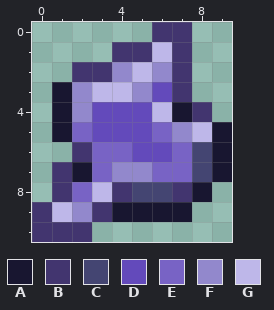
One commit to this pixel-art sprite: Content/Items/Materials/EnrichedDemonite.png. The picture above is the old version.
The file is 20x22 pixels, drawn in blocks of 2x2; one block is one cell here.
Palette (. is transparent): A #181630  B #42356f  C #444572  D #634abb  E #7863c5  F #9288cc  G #beb7e9
The same view after the edit:
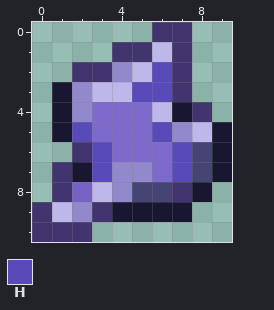
Colours new in this view: H #594aba
The exact change:
{"colour":"D","old":"#634abb","new":"#7e6acd"}
{"y":2,"x":6,"old":"F","new":"H"}
{"y":3,"x":5,"old":"FD","new":"HH"}
{"y":5,"x":2,"old":"E","new":"H"}
{"y":5,"x":6,"old":"E","new":"H"}
{"y":6,"x":3,"old":"EE","new":"HD"}
{"y":6,"x":7,"old":"E","new":"H"}
{"y":7,"x":3,"old":"E","new":"H"}
{"y":7,"x":6,"old":"EE","new":"DH"}
{"y":8,"x":4,"old":"B","new":"F"}
{"label":"changed","picture_box":[72,62,192,202]}
